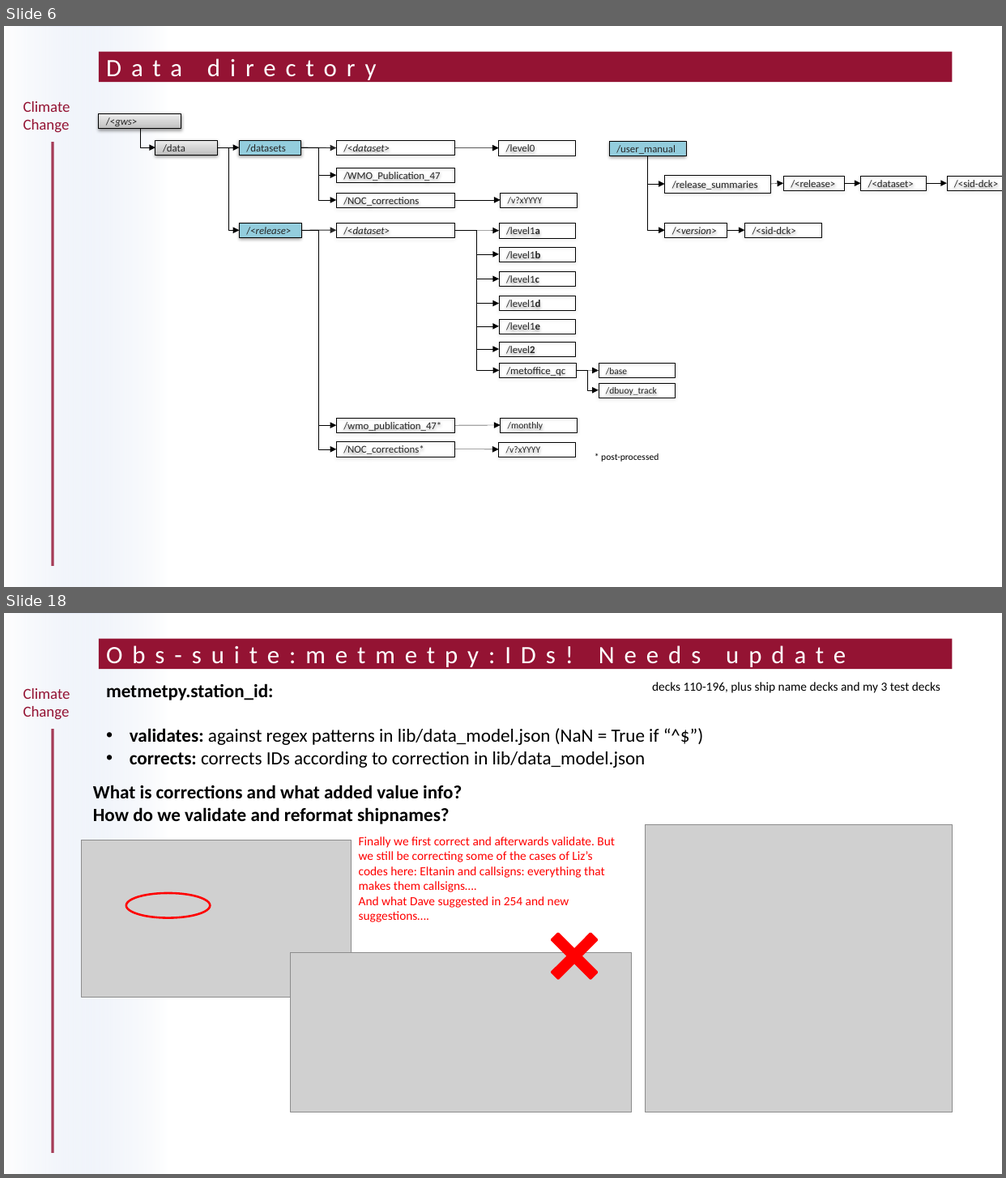
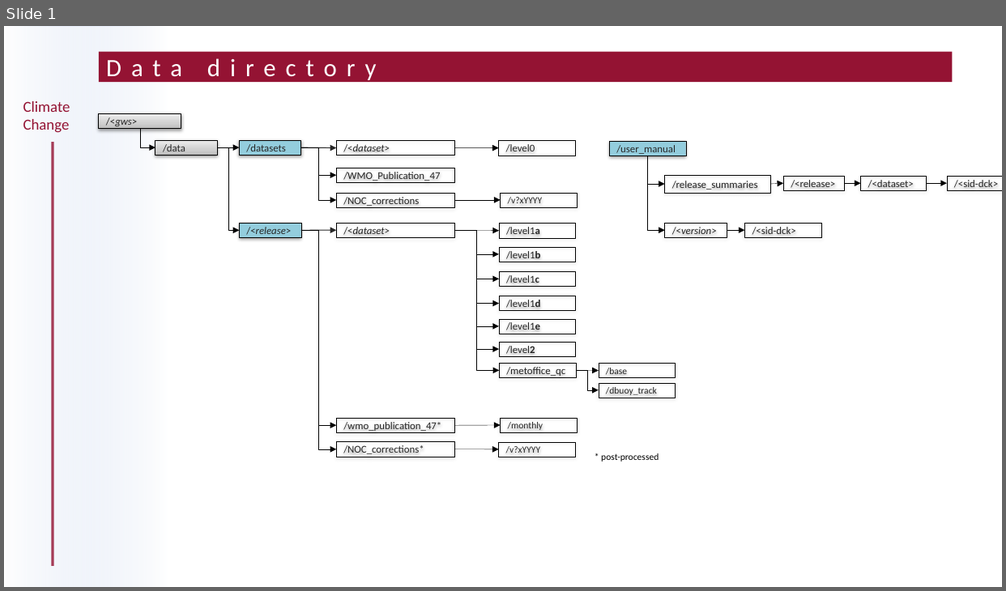
Before and after one commit to glamod/marine-user-guide2, a slide deck: docs/Figures.pptx. Shown one above the other, each under a label of ours: slides 6 and 18 before the commit, slide 1 after it; the slides between them are not shown. The pictures are 1006x1178 and 1006x591 pixels, drawn with LibreOffice and Linux fonts; fonts in the diff are those of the drawing; grey boxes stand for pictures; background and template pictures are left out. Boxes give left, top, right and bottom in pixels: in the first picture for what was removed or moved away, otherwise in the second. Text is boxed around its words. In the diff, an @@ line names an element or a change of style, - is before the commit and + after.

Commit message:
Docs first version

```diff
--- a/docs/Figures.pptx
+++ b/docs/Figures.pptx
@@ slide 18 removed at <box>4,613,1002,1174</box>, background #FFFFFF; not listed: 4 template elements that a slide beside it also shows @@
@@ title removed at <box>99,638,953,668</box> @@
-Obs-suite:metmetpy:IDs! Needs update
@@ text removed at <box>106,683,658,768</box> @@
-metmetpy.station_id:
-• validates: against regex patterns in lib/data_model.json (NaN = True if “^$”)
-• corrects: corrects IDs according to correction in lib/data_model.json
@@ text removed at <box>652,682,940,693</box> @@
-decks 110-196, plus ship name decks and my 3 test decks
@@ text removed at <box>93,785,462,824</box> @@
-What is corrections and what added value info?
-How do we validate and reformat shipnames?
@@ picture removed at <box>645,825,953,1112</box> @@
@@ picture removed at <box>82,841,351,998</box> @@
@@ text removed at <box>359,837,615,922</box> @@
-Finally we first correct and afterwards validate. But we still be correcting some of the cases of Liz’s codes here: Eltanin and callsigns: everything that makes them callsigns….
-And what Dave suggested in 254 and new suggestions….
@@ ellipse removed at <box>126,893,210,918</box> @@
@@ cross removed at <box>537,919,612,994</box> @@
@@ picture removed at <box>290,953,632,1112</box> @@
@@ what was slide 6 is now slide 1 @@
```
Also in this commit, not shown: 1 slide changed, 1 slide added, 32 other slides removed, 29 other files.
